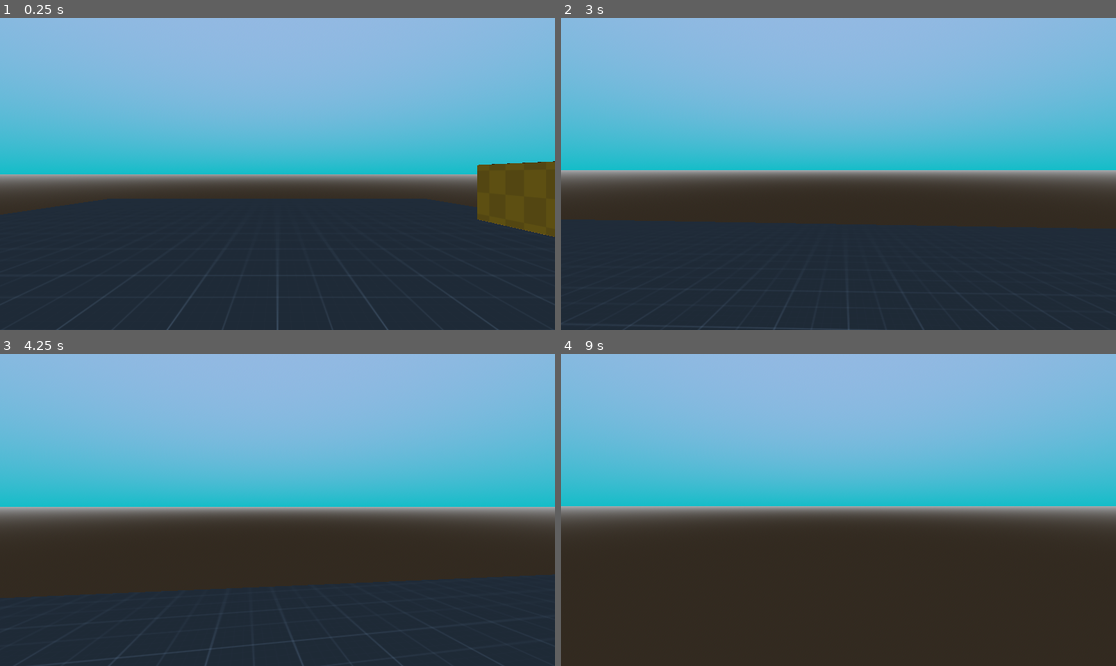
Above: before the commit, frames 1-4 (two rows, left to right).
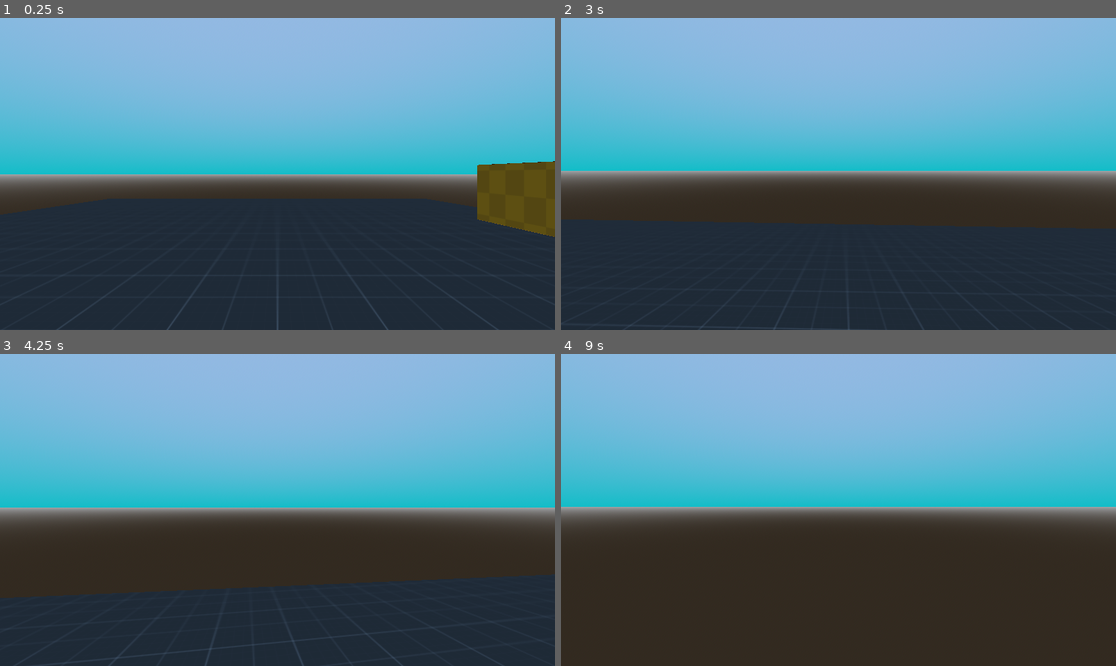
Above: after the commit, the same moments.

Repository: zayKade/First_Person_Template
Game: Godot game, scene res://_Assets/_Scenes/test_arena.tscn
Two runs of this game, one before a commit and one after it. Both use one fixed random seed, a clock stepped at 60 frames per second and the inputs below. Sound files missing from this copy of the repository are replaced by a short silence.
Inputs (mouse positions are in pixels of both pictures, inside the frame that each line leads up to):
- Up to frame 1 (0.25 s): no input
- Up to frame 2 (3 s): tap Enter at 0.5 s; move the mouse to (866, 174) at 0.52 s; hold C (crouch) 0.53-1.28 s; hold W (forward) from 0.53 s (still down); tap Space (jump) at 0.77, 1.52 s; move the mouse to (810, 174) at 1.27 s; tap Shift (run) at 1.35 s; move the mouse to (849, 167) at 2.02 s; hold Enter 2.03-2.78 s; move the mouse to (832, 180) at 2.77 s; tap C (crouch) at 2.85 s
- Up to frame 3 (4.25 s): keep holding W (forward); tap Space (jump) at 3.02, 3.77 s; move the mouse to (316, 513) at 3.52 s; hold Shift (run) from 3.53 s (still down)
- Up to frame 4 (9 s): move the mouse to (794, 506) at 4.27 s; release Shift (run) at 4.28 s; tap Enter at 4.35, 5.75, 8.85 s; tap Space (jump) at 4.52, 5, 6.02, 6.5, 6.77, 7.52, 8 s; move the mouse to (844, 510) at 5.02 s; hold C (crouch) 5.03-5.78 s; move the mouse to (816, 503) at 5.77 s; release W (forward) at 5.78 s; hold D (right) 5.78-6.53 s; tap Shift (run) at 5.85 s; move the mouse to (866, 510) at 6.52 s; hold Enter 6.53-7.28 s; hold W (forward) 6.53-8.78 s; move the mouse to (810, 510) at 7.27 s; tap C (crouch) at 7.35 s; move the mouse to (849, 503) at 8.02 s; hold Shift (run) 8.03-8.78 s; move the mouse to (832, 516) at 8.77 s; hold A (left) from 8.78 s (still down)

The runs differ from the first frame. In frame 1, less than 0.1% of the frame differs, in the area x 97-99%, y 69-70%; in frame 2, 0.2%, in the area x 0-100%, y 48-68%; in frame 3, 0.2%; in frame 4, 0.2%.
Error in both runs: Invalid assignment of property or key 'text' with value of type 'String' on a base object of type 'null instance'. (res://_Assets/_Script/PlayerController.gd:1…

Commit message:
wallruntest shit

Diff:
--- a/_Assets/_Scenes/test_arena.tscn
+++ b/_Assets/_Scenes/test_arena.tscn
@@ -19,6 +19,7 @@
 sdfgi_bounce_feedback = 0.9
 
 [node name="TestArena" type="Node3D"]
+transform = Transform3D(1, -0.000131716, 0.000126018, 0.000131783, 1, -0.000619502, -0.000125948, 0.000619516, 1, 0, 0, 0)
 
 [node name="pausemenu" parent="." instance=ExtResource("3_h3y81")]
 mouse_filter = 2
@@ -31,4 +32,4 @@
 transform = Transform3D(1.64087, 0, 0, 0, 1.64087, 0, 0, 0, 1.64087, 0, 0, 0)
 
 [node name="PlayerController" parent="." instance=ExtResource("2_u45jt")]
-transform = Transform3D(1, 0, 0, 0, 1, 0, 0, 0, 1, 0, 1.77761, 0)
+transform = Transform3D(1, -7.00595e-12, 0, 4.26326e-14, 1, 0, 0, 0, 1, -2.36042e-11, 1.77761, 0)
